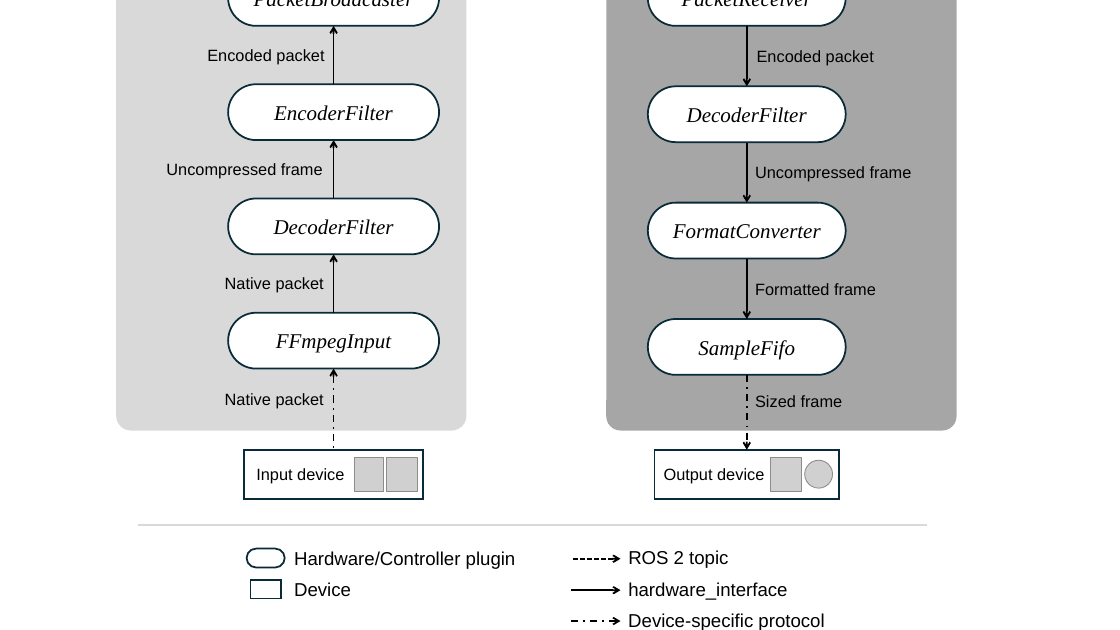
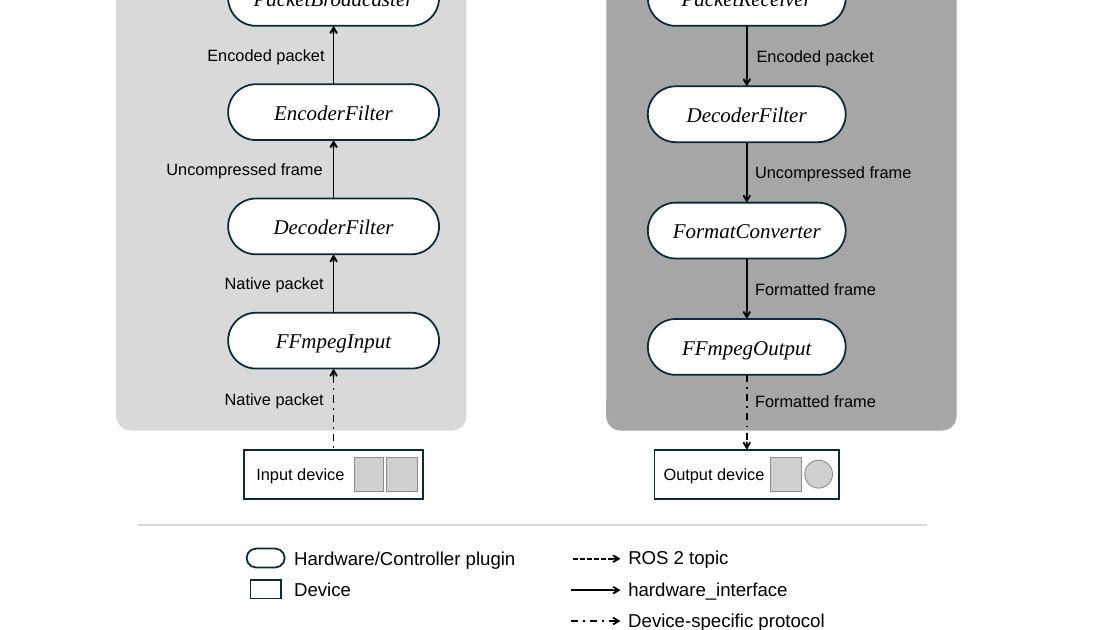
Before and after one commit to yoshito-n-students/ffmpeg_pipeline, a slide deck: slide 1 of images/ffmpeg_pipeline_figs.pptx. Drawn at 1120x630 pixels with LibreOffice and Linux fonts; fonts in the diff are those of the drawing; grey boxes stand for pictures. Boxes give left, top, right and bottom in pixels: in the first picture for what was removed or moved away, otherwise in the second. Text is boxed around its words. In the diff, an @@ line names an element or a change of style, - is before the commit and + after.

```diff
--- a/images/ffmpeg_pipeline_figs.pptx
+++ b/images/ffmpeg_pipeline_figs.pptx
@@ text at (x1=682, y1=341, x2=811, y2=359): text changed @@
-SampleFifo
+FFmpegOutput
@@ text at (x1=755, y1=395, x2=876, y2=407): text changed @@
-Sized frame
+Formatted frame
```
Also in this commit, not shown: 1 other file.
